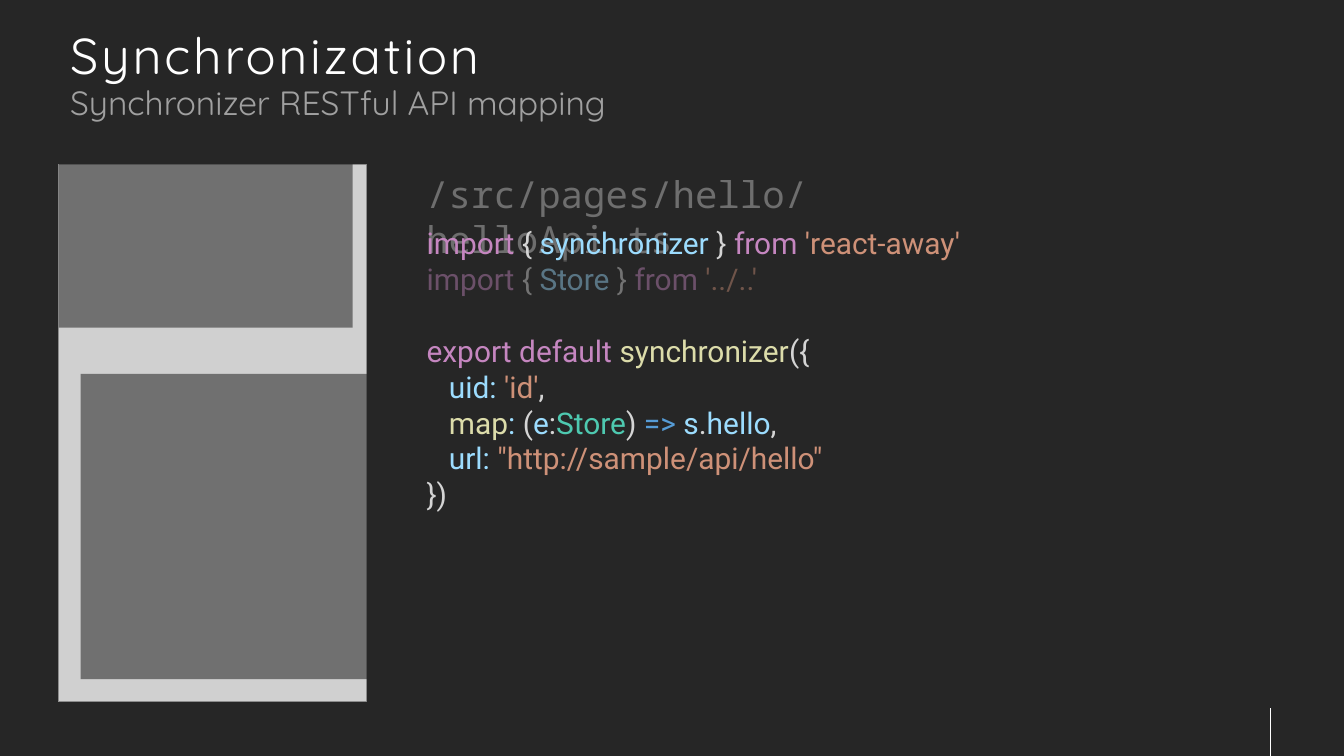
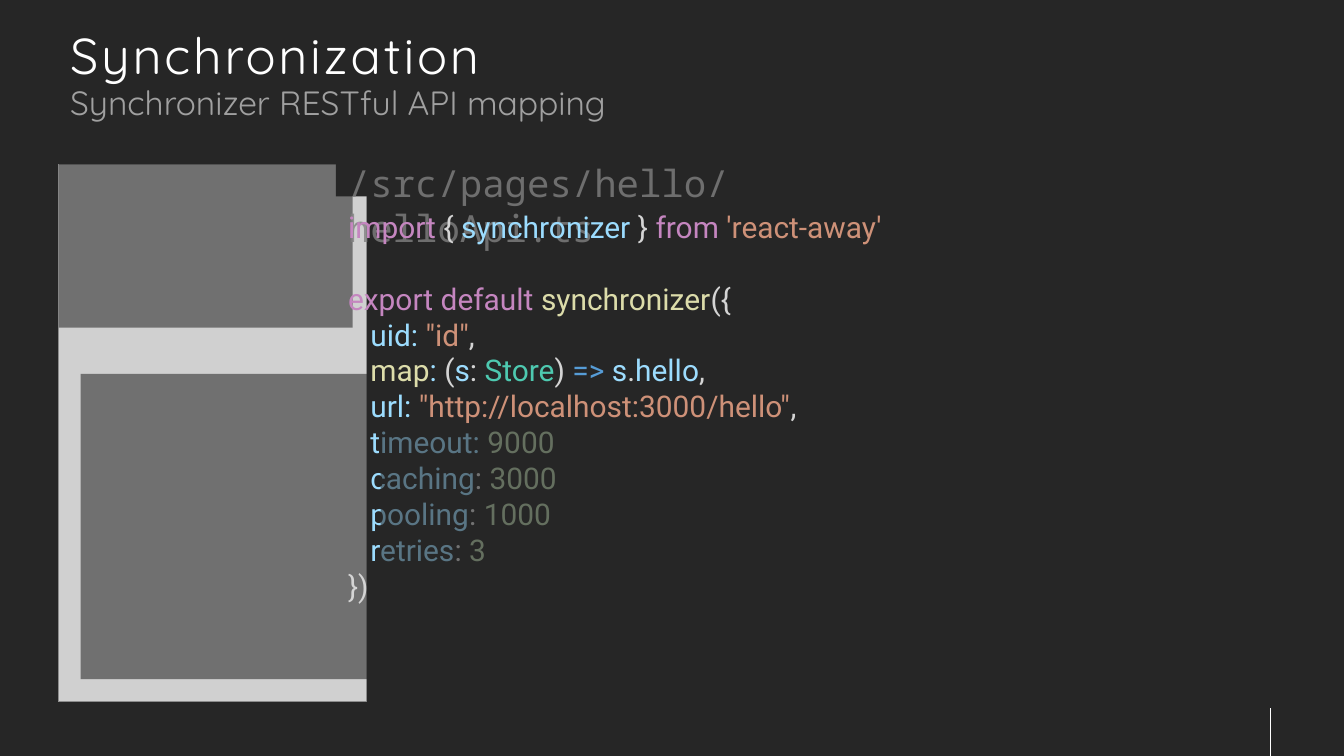
Before and after one commit to jsenaribeiro/jsenaribeiro.github.io, a slide deck: slide 18 of react-away/slides/tutorial.pptx (slide 28 before the commit). Drawn at 1344x756 pixels with LibreOffice and Linux fonts; fonts in the diff are those of the drawing; grey boxes stand for pictures. Boxes give left, top, right and bottom in pixels: in the first picture for what was removed or moved away, otherwise in the second. Text is boxed around its words. In the diff, an @@ line names an element or a change of style, - is before the commit and + after.

Commit message:
'react-away

```diff
--- a/react-away/slides/tutorial.pptx
+++ b/react-away/slides/tutorial.pptx
@@ text "/src/pages/hello/helloApi.ts": place and size @@
-text "/src/pages/hello/helloApi.ts" at (426, 180, 807, 261)
+text "/src/pages/hello/helloApi.ts" at (348, 169, 729, 252)
@@ text "import { synchronizer } from ...": place and size @@
-text "import { synchronizer } from ..." at (427, 227, 960, 475)
+text "import { synchronizer } from ..." at (348, 210, 881, 561)
@@ rectangle removed at (423, 261, 1081, 311) @@
@@ text at (427, 267, 698, 296): paragraph removed @@
-import { Store } from '../..'
@@ text at (370, 323, 797, 561): text changed; text colour #CE9178 to #9CDCFE @@
-uid: 'id',
-map: (e:Store) => s.hello,
-url: "http://sample/api/hello"
+uid: "id",
+map: (s: Store) => s.hello,
+url: "http://localhost:3000/hello",
+timeout: 9000
+caching: 3000
+pooling: 1000
+retries: 3
@@ rectangle added at (381, 428, 745, 583), fill #262626 at 56% opacity @@
```
Also in this commit, not shown: 12 other slides changed, 12 slides added, 17 slides removed, 45 other files.
